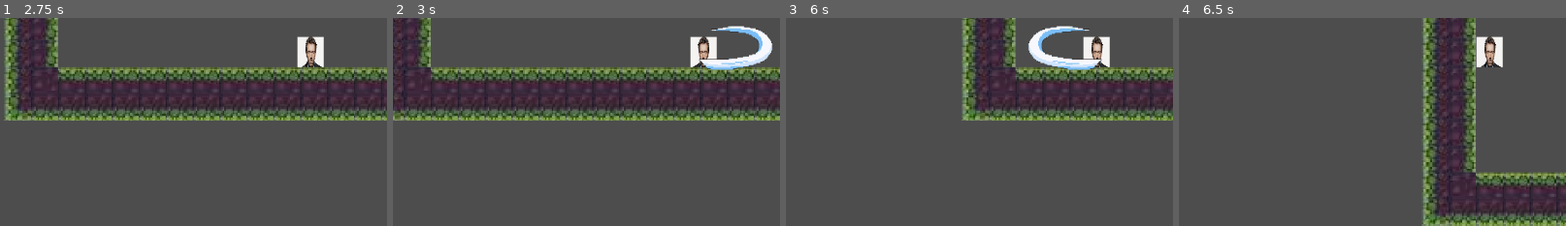
Above: before the commit, frames 1-4 (left to right).
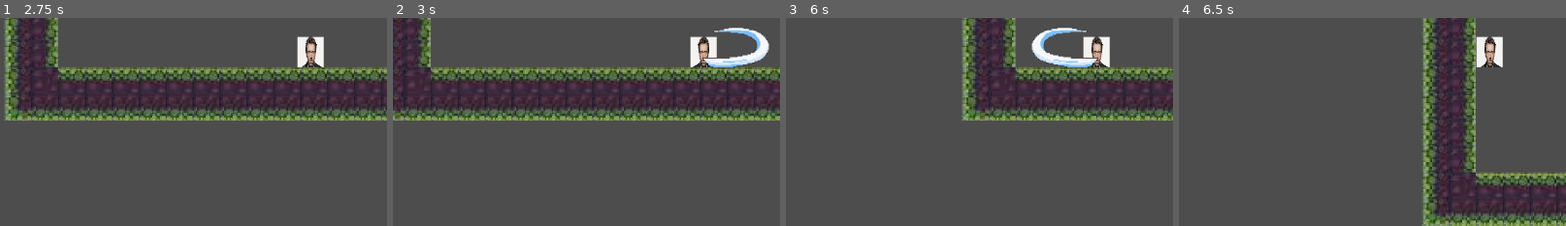
Above: after the commit, the same moments.

Repository: ConnerGordon/final-jam
Game: Godot game, scene res://folder base/mainscene.tscn
Two runs of this game, one before a commit and one after it. Both use one fixed random seed, a clock stepped at 60 frames per second and the inputs below.
Inputs (mouse positions are % of the whole screen's width and height, from its top left):
- Up to frame 1 (2.75 s): move the mouse to (72, 47) at 0.52 s; hold S (FALL) 0.53-1.28 s; hold D (moveright) 0.53-2.03 s; tap Space (jump) at 0.77, 1.52 s; move the mouse to (30, 57) at 1.27 s; tap Shift (dash) at 1.35 s; move the mouse to (60, 29) at 2.02 s; hold A (moveleft) from 2.03 s (still down); hold W (lookup) from 2.03 s (still down)
- Up to frame 2 (3 s): move the mouse to (45, 73) at 2.77 s; release A (moveleft) at 2.78 s; release W (lookup) at 2.78 s; hold D (moveright) from 2.78 s (still down); click (45, 73) at 2.85 s
- Up to frame 3 (6 s): tap Space (jump) at 3.02, 3.77, 4.52 s; move the mouse to (80, 68) at 3.52 s; hold S (FALL) 3.53-4.28 s; move the mouse to (20, 37) at 4.27 s; release D (moveright) at 4.28 s; hold A (moveleft) 4.28-5.03 s; tap Shift (dash) at 4.35 s; move the mouse to (55, 52) at 5.02 s; hold D (moveright) 5.03-5.78 s; hold W (lookup) 5.03-5.78 s; move the mouse to (35, 26) at 5.77 s; hold A (moveleft) from 5.78 s (still down); click (35, 26) at 5.85 s
- Up to frame 4 (6.5 s): keep holding A (moveleft); tap Space (jump) at 6.02 s
The pictures show only the part of the screen within x 10-60%, y 44-94%; the shares and areas given below are measured in that part.

Frame 1 is identical in both runs. In frame 2, 1.3% of the frame differs, in the area x 78-98%, y 3-26%; in frame 3, 1.3%; in frame 4, nothing differs.

Commit message:
random changes

Diff:
--- a/enemy/first_enemy.gd
+++ b/enemy/first_enemy.gd
@@ -102,7 +102,7 @@
 							#
 							#safe = NavigationServer2D.map_get_closest_point(nav_map,target)
 							#
-							##print(NavigationServer2D.region_owns_point(nav_map,safe+Vector2(1,0)))
+							#print(NavigationServer2D.region_owns_point(nav_map,safe+Vector2(1,0)))
 							#if (NavigationServer2D.region_owns_point(nav_map,safe+Vector2(20,0))== false):
 								#safe = safe+ (Vector2(-20,0))
 							#
--- a/player/player.tscn
+++ b/player/player.tscn
@@ -160,7 +160,6 @@
 
 [node name="groundedswordbox" type="Area2D" parent="." unique_id=1738176100]
 position = Vector2(0, -5.9604645e-08)
-scale = Vector2(0.99999994, 0.9999999)
 collision_mask = 2
 monitoring = false
 monitorable = false
@@ -172,7 +171,7 @@
 
 [node name="swinglo" type="AnimatedSprite2D" parent="groundedswordbox" unique_id=1012268504]
 position = Vector2(0, -17)
-scale = Vector2(0.77016157, 1.0000001)
+scale = Vector2(0.7, 0.909)
 sprite_frames = SubResource("SpriteFrames_hg6s5")
 animation = &"slash"
 frame = 5
